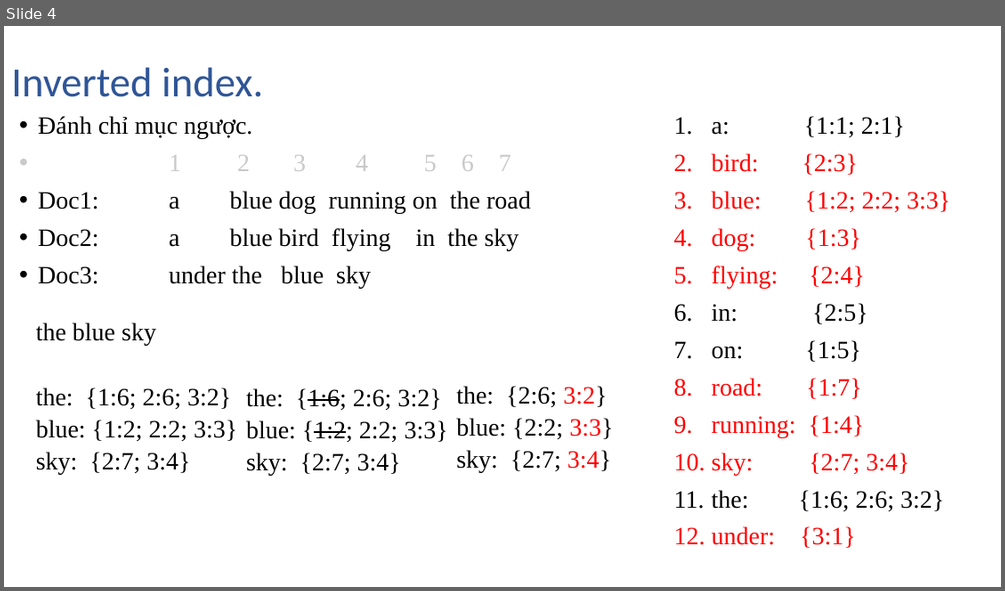
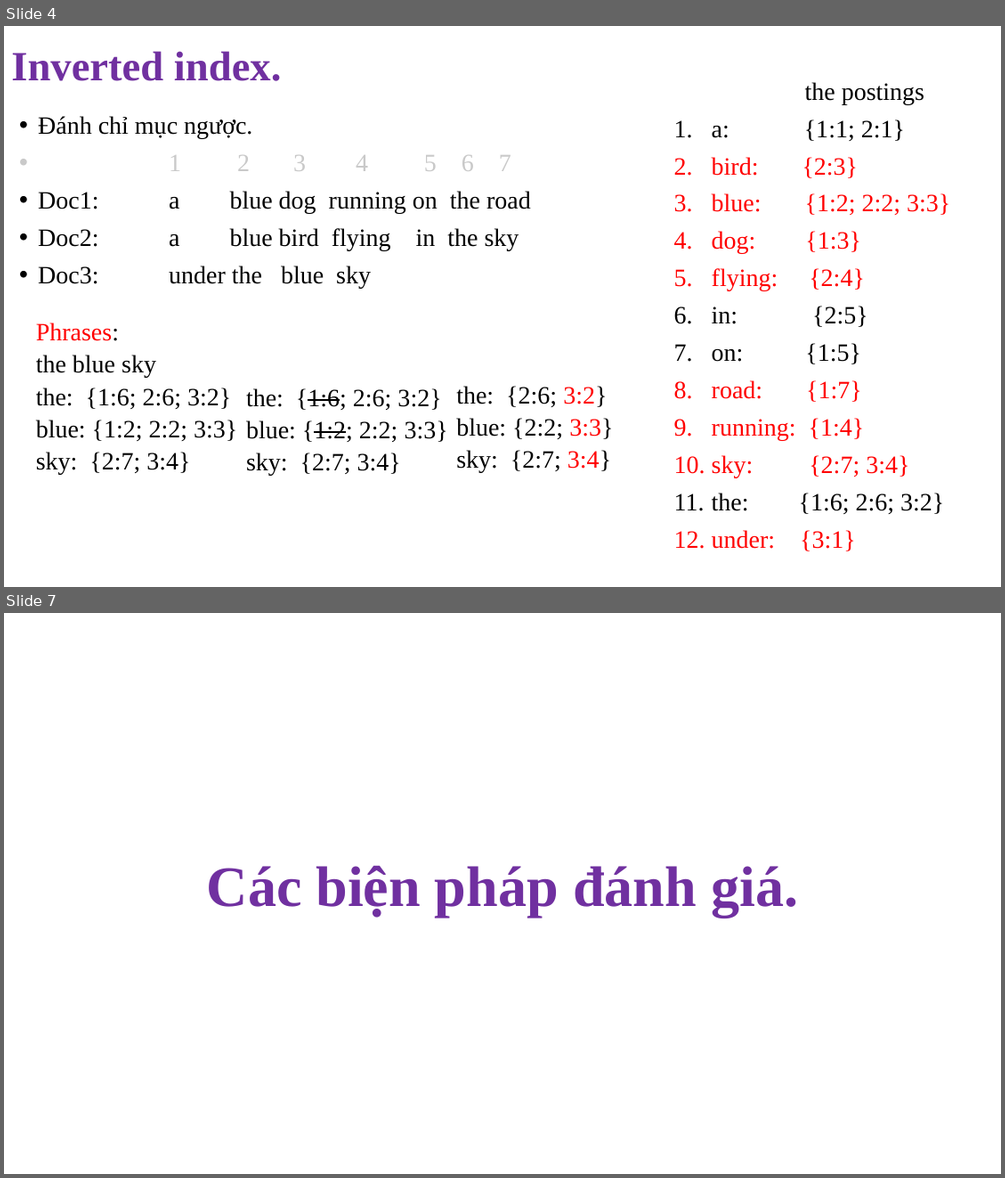
Before and after one commit to NghiLamPhuc/NLP., a slide deck: IR/Presentation1.pptx. Shown one above the other, each under a label of ours: slide 4 before the commit, slides 4 and 7 after it; the slides between them are not shown. The pictures are 1005x591 and 1005x1178 pixels, drawn with LibreOffice and Linux fonts; fonts in the diff are those of the drawing. Boxes give left, top, right and bottom in pixels: in the first picture for what was removed or moved away, otherwise in the second. Text is boxed around its words. In the diff, an @@ line names an element or a change of style, - is before the commit and + after.

```diff
--- a/IR/Presentation1.pptx
+++ b/IR/Presentation1.pptx
@@ slide 7 added at box(4, 613, 1001, 1174), background #FFFFFF @@
@@ title added at box(207, 865, 798, 917), 55 pt, text #7030A0, bold @@
+Các biện pháp đánh giá.
@@ slide 4 changed as well @@
@@ title "Inverted index." at box(11, 51, 281, 81): font Calibri to Times New Roman, text colour #2F5597 to #7030A0, bold on @@
@@ text "the postings": place and size @@
-text "the postings" at box(674, 116, 950, 548)
+text "the postings" at box(674, 82, 950, 551)
@@ text at box(805, 82, 924, 104): paragraph added @@
+the postings
@@ text at box(36, 322, 119, 341): paragraph added @@
+                Phrases:
```
Also in this commit, not shown: 2 other slides changed, 3 other slides added, 2 slides removed, 4 other files.
